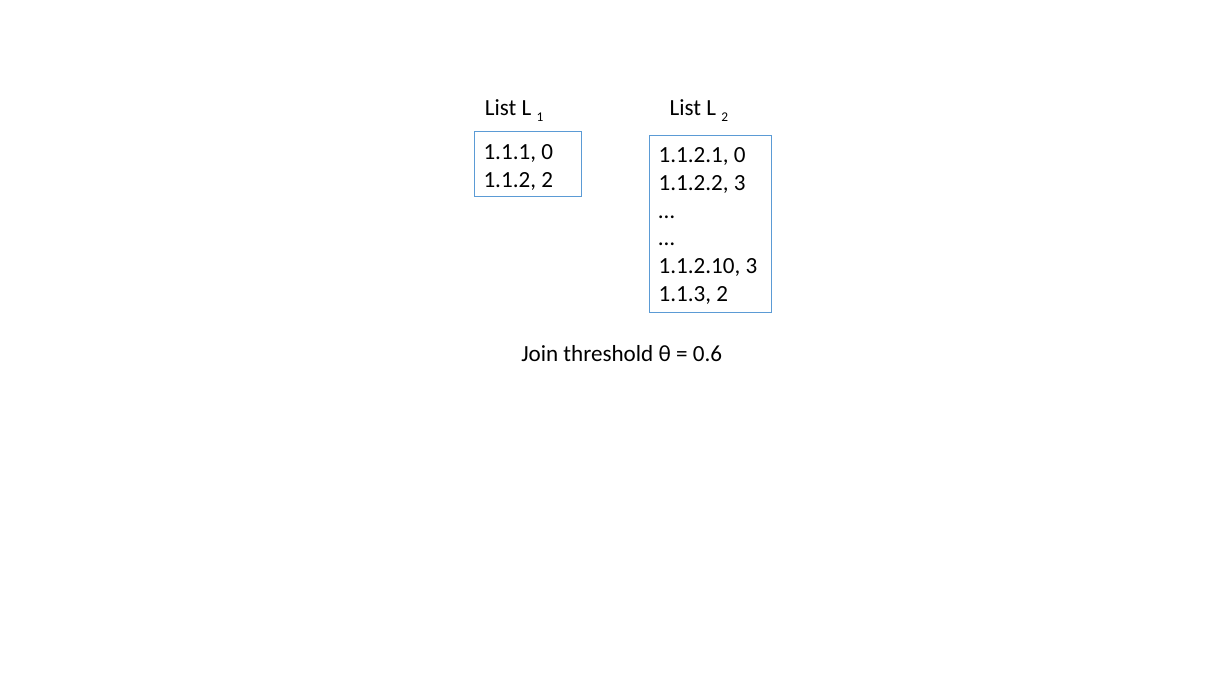
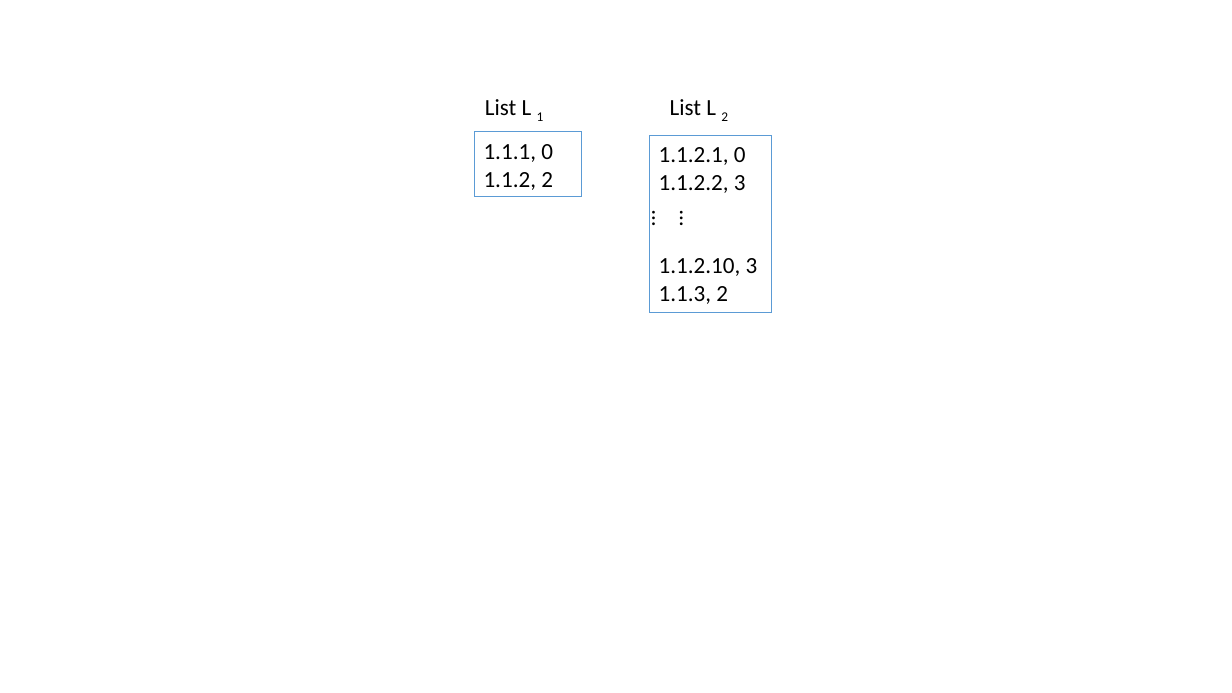
Before and after one commit to jiahenglu/taxonomy, a slide deck: slide 13 of figures/taxonomy.pptx (slide 9 before the commit). Drawn at 1232x693 pixels with LibreOffice and Linux fonts; fonts in the diff are those of the drawing. Boxes give left, top, right and bottom in pixels: in the first picture for what was removed or moved away, otherwise in the second. Text is boxed around its words. In the diff, an @@ line names an element or a change of style, - is before the commit and + after.

```diff
--- a/figures/taxonomy.pptx
+++ b/figures/taxonomy.pptx
@@ text in rectangle at <box>650,135,772,312</box>: paragraphs removed @@
-…
-…
@@ text added at <box>661,201,707,247</box>, 18 pt, text #000000 @@
+……
@@ text removed at <box>521,345,722,361</box> @@
-Join threshold θ = 0.6
```
Also in this commit, not shown: 1 other slide changed, 26 slides added, 16 other files.
